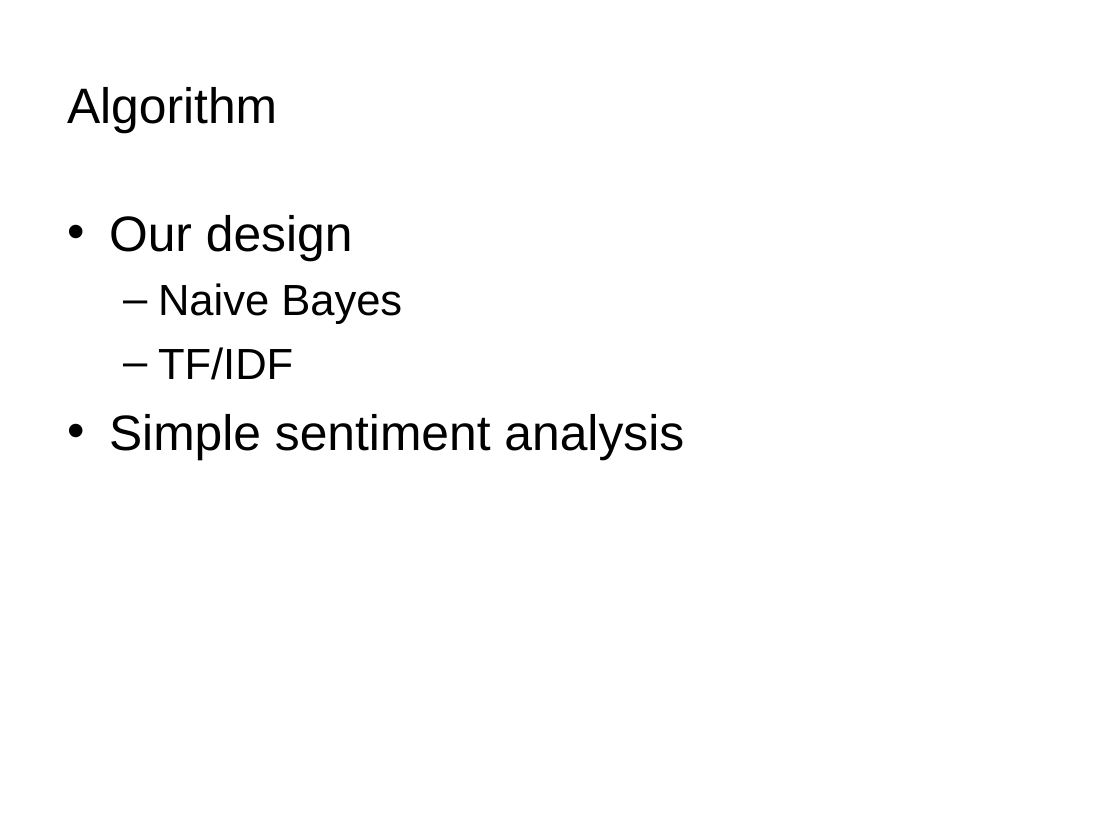
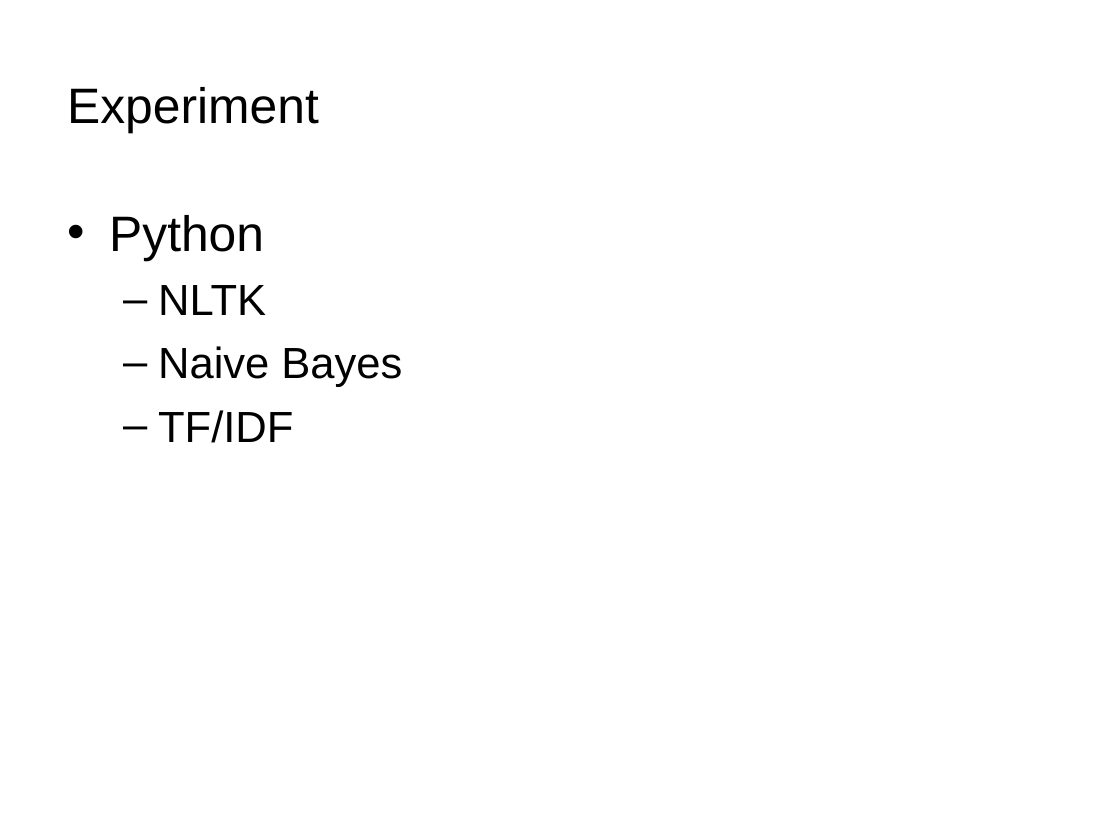
Before and after one commit to Azure22/cs686dm-final, a slide deck: slide 8 of Presentation.ppt (slide 6 before the commit). Drawn at 1120x840 pixels with LibreOffice and Linux fonts; fonts in the diff are those of the drawing. Boxes give left, top, right and bottom in pixels: in the first picture for what was removed or moved away, otherwise in the second. Text is boxed around its words. In the diff, an @@ line names an element or a change of style, - is before the commit and + after.

Commit message:
update ppt

```diff
--- a/Presentation.ppt
+++ b/Presentation.ppt
@@ title at (x1=67, y1=87, x2=319, y2=133): text changed @@
-Algorithm
+Experiment
@@ text at (x1=109, y1=215, x2=266, y2=315): text changed @@
-• Our design
+• Python
+  – NLTK
@@ text at (x1=109, y1=414, x2=684, y2=460): paragraph removed @@
-• Simple sentiment analysis
```
Also in this commit, not shown: 2 slides added, 1 slide removed.
